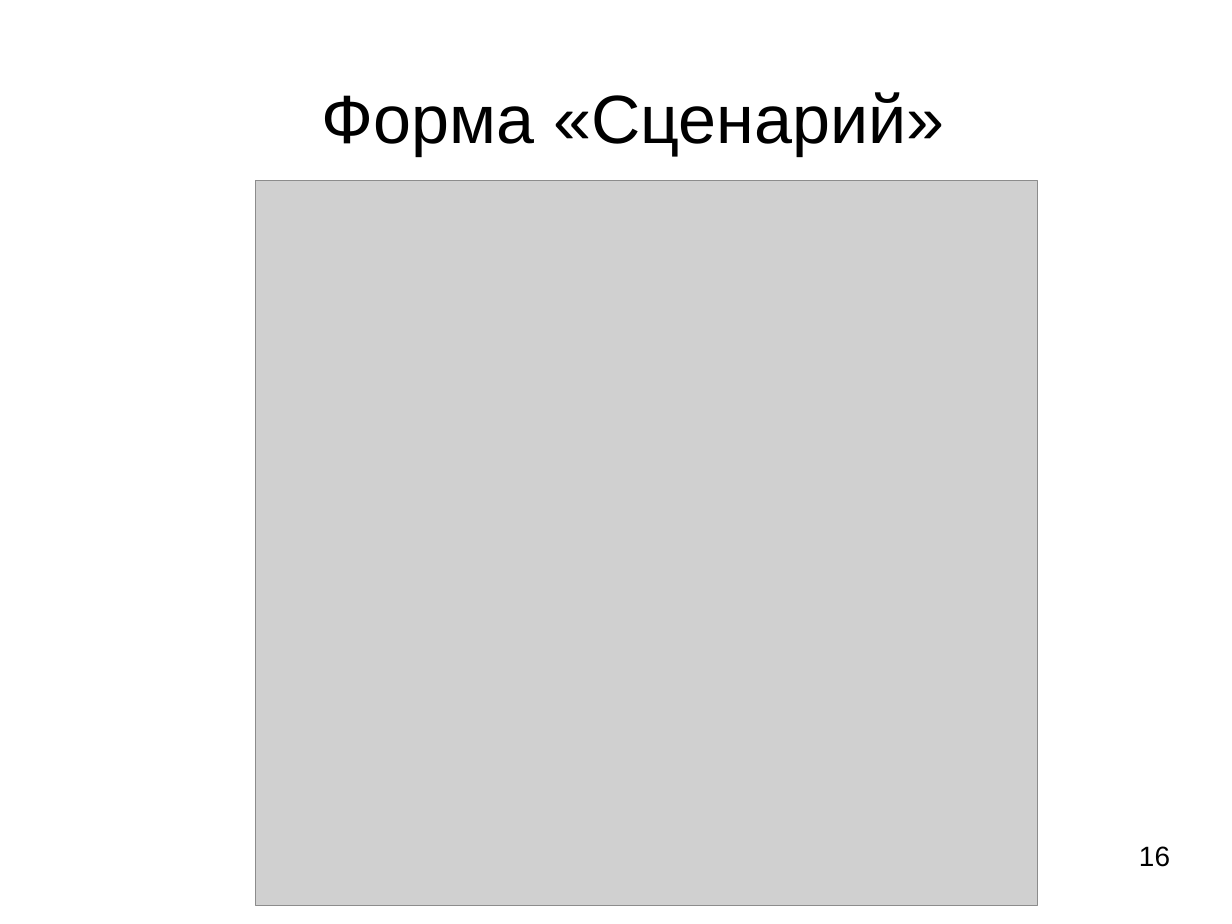
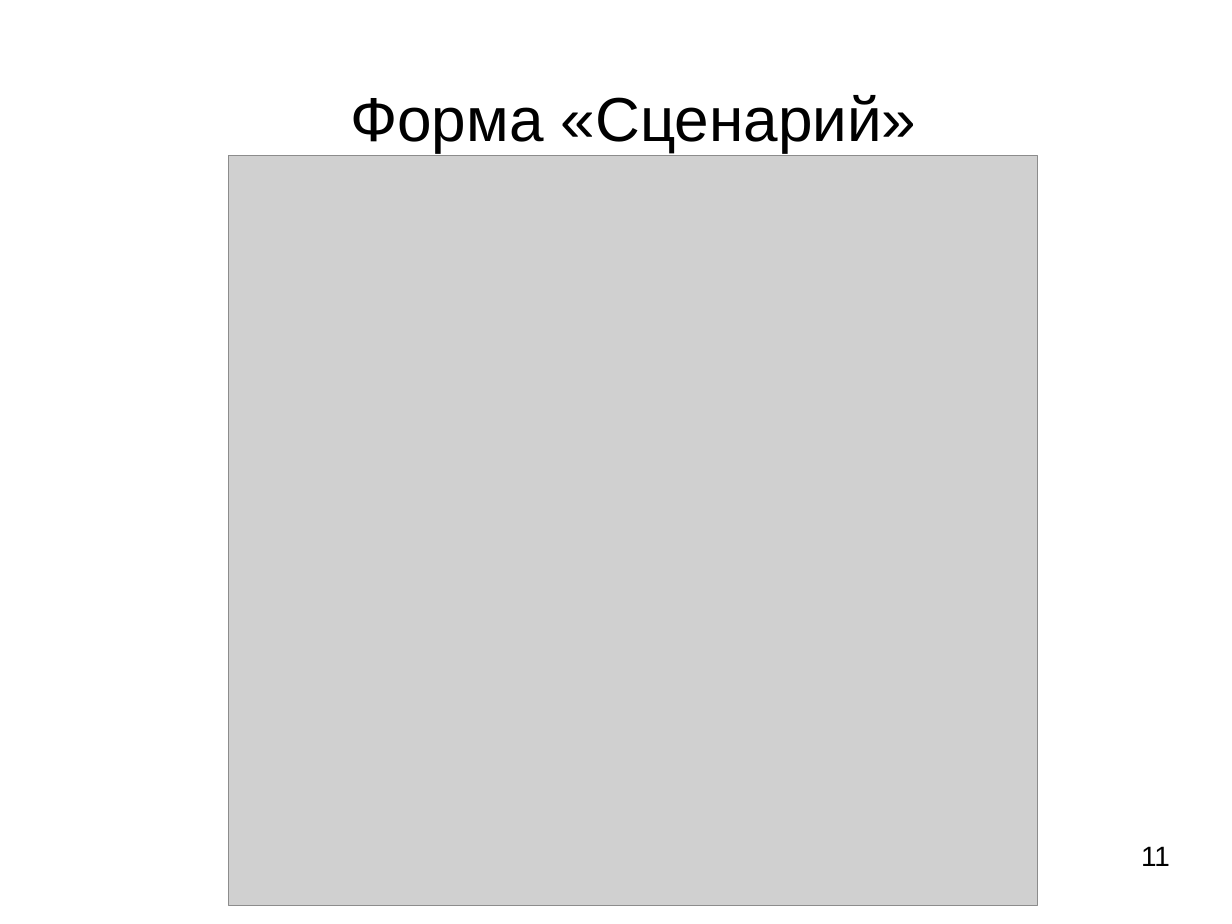
Before and after one commit to ledenevdmitry/CoreApp, a slide deck: slide 11 of LedenevDiplom.ppt (slide 16 before the commit). Drawn at 1232x924 pixels with LibreOffice and Linux fonts; fonts in the diff are those of the drawing; grey boxes stand for pictures. Boxes give left, top, right and bottom in pixels: in the first picture for what was removed or moved away, otherwise in the second. Text is boxed around its words. In the diff, an @@ line names an element or a change of style, - is before the commit and + after.

```diff
--- a/LedenevDiplom.ppt
+++ b/LedenevDiplom.ppt
@@ title "Форма «Сценарий»" at (350, 95, 917, 153): size 44 to 40 pt @@
@@ picture: place and size @@
-picture at (255, 180, 1037, 906)
+picture at (229, 155, 1037, 904)
@@ page number at (1141, 846, 1170, 866): text changed @@
-16
+11
```
Also in this commit, not shown: 10 other slides changed, 3 slides added, 5 slides removed, 3 other files.
